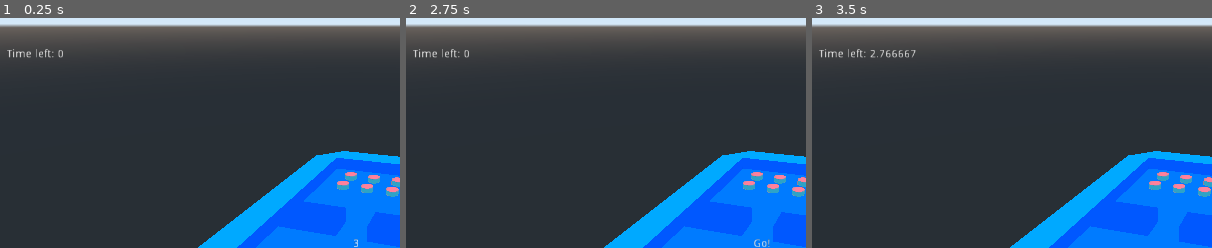
Above: before the commit, frames 1-3 (left to right).
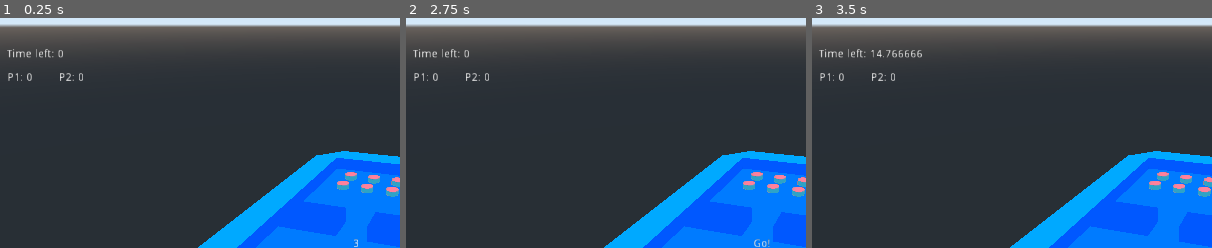
Above: after the commit, the same moments.

Repository: gamkedo-la/puck2000
Game: Godot game, scene res://scenes/GamePlay/GamePlay.tscn
The game is run twice, just before and just after one commit, with the same random seed, the same clock (stepped at 60 frames per second) and the same inputs. This scene is started directly instead of the project's main scene.
Inputs (mouse positions are % of the whole screen's width and height, from its top left):
- Up to frame 1 (0.25 s): no input
- Up to frame 2 (2.75 s): tap Enter (ui_accept) at 0.5, 0.77, 1.25, 1.52, 2 s; move the mouse to (72, 44) at 0.52 s; press the mouse at (72, 44) at 0.53 s; tap Space (puck) at 0.6, 1.55, 2.1 s; move the mouse to (30, 54) at 1.27 s; release the mouse at (30, 54) at 1.28 s; click (30, 54) at 1.35 s; move the mouse to (60, 27) at 2.02 s; press the mouse at (60, 27) at 2.03 s
- Up to frame 3 (3.5 s): tap Enter (ui_accept) at 2.75, 3.02 s; move the mouse to (45, 69) at 2.77 s; release the mouse at (45, 69) at 2.78 s; click (45, 69) at 2.85 s; tap Space (puck) at 3.05 s
The pictures show only the part of the screen within x 6-56%, y 0-50%; the shares and areas given below are measured in that part.

The runs differ from the first frame. In frame 1, 0.2% of the frame differs, in the area x 2-21%, y 23-28%; in frame 2, 0.2%; in frame 3, 0.3%, in the area x 2-28%, y 13-28%.
Error in both runs: Invalid call. Nonexistent function 'puck_push' in base 'Nil'. (res://scenes/GamePlay/puck_manager.gd:14)

Commit message:
split _spawn_pucks and _place_pucks

Diff:
--- a/pucks/puck.gd
+++ b/pucks/puck.gd
@@ -1,7 +1,6 @@
 extends RigidBody
 
 signal puck_selected
-signal puck_deselected
 
 export var camera_node_path:NodePath
 export var isInteractable:bool
--- a/pucks/standard/PuckStd.tscn
+++ b/pucks/standard/PuckStd.tscn
@@ -23,7 +23,7 @@
 axis_lock_angular_z = true
 script = ExtResource( 2 )
 isInteractable = true
-push_force = 1.0
+push_force = 9.0
 
 [node name="Mesh" parent="." instance=ExtResource( 1 )]
 
--- a/scenes/GamePlay/GamePlay.tscn
+++ b/scenes/GamePlay/GamePlay.tscn
@@ -9,7 +9,7 @@
 script = ExtResource( 1 )
 Table = ExtResource( 2 )
 Puck = ExtResource( 3 )
-round_time = 3.0
+round_time = 15.0
 
 [node name="Camera" type="Camera" parent="."]
 transform = Transform( 0.952937, -0.165773, 0.253831, 0, 0.837262, 0.546802, -0.303167, -0.521068, 0.797858, 5.51985, 11.8909, 17.3504 )
@@ -42,3 +42,17 @@
 margin_right = 105.0
 margin_bottom = 64.0
 text = "90"
+
+[node name="P1RoundWins" type="Label" parent="."]
+margin_left = 66.0
+margin_top = 80.0
+margin_right = 106.0
+margin_bottom = 94.0
+text = "P1: 0"
+
+[node name="P2RoundWins" type="Label" parent="."]
+margin_left = 132.0
+margin_top = 80.0
+margin_right = 172.0
+margin_bottom = 94.0
+text = "P2: 0"
--- a/scenes/GamePlay/game_play.gd
+++ b/scenes/GamePlay/game_play.gd
@@ -8,14 +8,18 @@
 export (PackedScene) var Puck
 
 export var round_time:float = 90.0
+
+var puck_spawn_pos = []
 
 var p1_puck_count:int
 var p2_puck_count:int
 var p1_area:Area
 var p2_area:Area
-var p1_round_win:int
-var p2_round_win:int
+var p1_round_wins:int
+var p2_round_wins:int
 var current_round:int
+
+var table:StaticBody
 
 onready var pucks = $Pucks
 onready var table_holder = $Table
@@ -55,13 +59,14 @@
 
 
 func reset_round() -> void:
+	_place_pucks()
 	timer_round.set_wait_time(round_time)
 #	reset_pucks() # reset puck positions
 	start_game()
 
 
 func _place_table() -> void:
-	var table = Table.instance()
+	table = Table.instance()
 	table_holder.add_child(table)
 
 	p1_area = table.get_node("P1Area")
@@ -86,22 +91,34 @@
 	if not p2_area.is_connected("body_exited", self, "_count_puck"):
 		var table_check = p2_area.connect("body_exited", self, "_count_puck", [false, "P2Area"])
 		assert(table_check == OK)
-
-	_place_pucks(table)
-	pass
-
-
-func _place_pucks(table:StaticBody) -> void:
+	_spawn_pucks()
+	pass
+
+
+#func _add_puck(puck:RigidBody, spawn_pos:Position) -> void:
+
+
+func _place_pucks() -> void:
+	var pucks_list = pucks.get_children()
+	for i in pucks_list.size():
+		# cancel all physics
+		# then apply positions
+		pucks_list[i].transform.origin = puck_spawn_pos[i].transform.origin
+		print(pucks_list[i])
+	pass
+
+
+func _spawn_pucks() -> void:
 	var p1_spawn = table.get_node("P1PuckSpawn").get_children()
 	var p2_spawn = table.get_node("P2PuckSpawn").get_children()
 	for positionNode in p1_spawn:
 #		print(pos.transform.origin)
+		puck_spawn_pos.append(positionNode)
 		var puck = _get_puck_instance(positionNode)
-		puck.camera_node_path = "../../Camera"
 		pucks.add_child(puck)
 	for positionNode in p2_spawn:
+		puck_spawn_pos.append(positionNode)
 		var puck = _get_puck_instance(positionNode)
-		puck.camera_node_path = "../../Camera"
 		pucks.add_child(puck)
 	$Pucks.setup_field()
 	pass
@@ -110,6 +127,7 @@
 func _get_puck_instance(positionNode:Position3D) -> RigidBody:
 		var puck = Puck.instance()
 		puck.transform.origin = positionNode.transform.origin
+		puck.camera_node_path = "../../Camera"
 		return puck
 
 
@@ -175,39 +193,56 @@
 	pass
 
 
-func end_round() -> void:
+func end_round(player:String) -> void:
 	print("game round ended!")
 
+	if player == "P1Area":
+		print("P1 is the round winner!")
+		p1_round_wins += 1
+		$P1RoundWins.text = "P1: " + str(p1_round_wins)
+	else:
+		print("P2 is the round winner!")
+		p2_round_wins += 1
+		$P2RoundWins.text = "P2: " + str(p2_round_wins)
+
 	# disable controls
 
 	# Check how many rounds left
-	if p1_round_win == 3 && p1_round_win > p2_round_win:
+	if p1_round_wins == 3 && p1_round_wins > p2_round_wins:
 		print("P1 wins!")
+		end_game("Player 1")
 		return
-	if p2_round_win == 3 && p2_round_win > p1_round_win:
+	if p2_round_wins == 3 && p2_round_wins > p1_round_wins:
 		print("P2 wins!")
+		end_game("Player 2")
 		return
+	# If max rounds go to results
+	# If not max rounds, start new round
 
 	# restart round
 	reset_round()
 
-	# If max rounds go to results
-	# If not max rounds, start new round
+
 	pass
 
 
 func _check_winner(body:Node, area:Area) -> void:
 #	prints(body, area)
-	var pucks_left = area.get_overlapping_bodies()
+	var bodies = area.get_overlapping_bodies()
 #	print(pucks_left)
 	# check if overlapping bodies has any pucks
-	for puck in pucks_left:
-		if puck.is_in_group("pucks"):
+	for n in bodies:
+		if n.is_in_group("pucks"):
 #			print_debug("no winner yet")
 			return
 	# ignore if it's a table body
 	# if none, then that person wins
 #	print("gotta report the winner!")
-	end_round()
+	end_round(area.name)
 #	print_debug(pucks_left)
 	pass
+
+
+func end_game(winner:String) -> void:
+	print(winner + " is the winner")
+	pass
--- a/scenes/GamePlay/puck_manager.gd
+++ b/scenes/GamePlay/puck_manager.gd
@@ -14,7 +14,8 @@
 		puck_selected.puck_push()
 
 	if Input.is_action_just_pressed("select"):
-		print(puck_selected)
+#		print(puck_selected)
+		pass
 
 	if Input.is_action_just_released("select"):
 		puck_deselection()
@@ -37,6 +38,5 @@
 func setup_field() -> void: # called from GamePlay node
 	var pucks = get_children()
 	for puck in pucks:
-		print(puck)
+#		print(puck)
 		puck.connect("puck_selected", self, "puck_selection")
-		puck.connect("puck_deselected", self, "puck_deselection")
